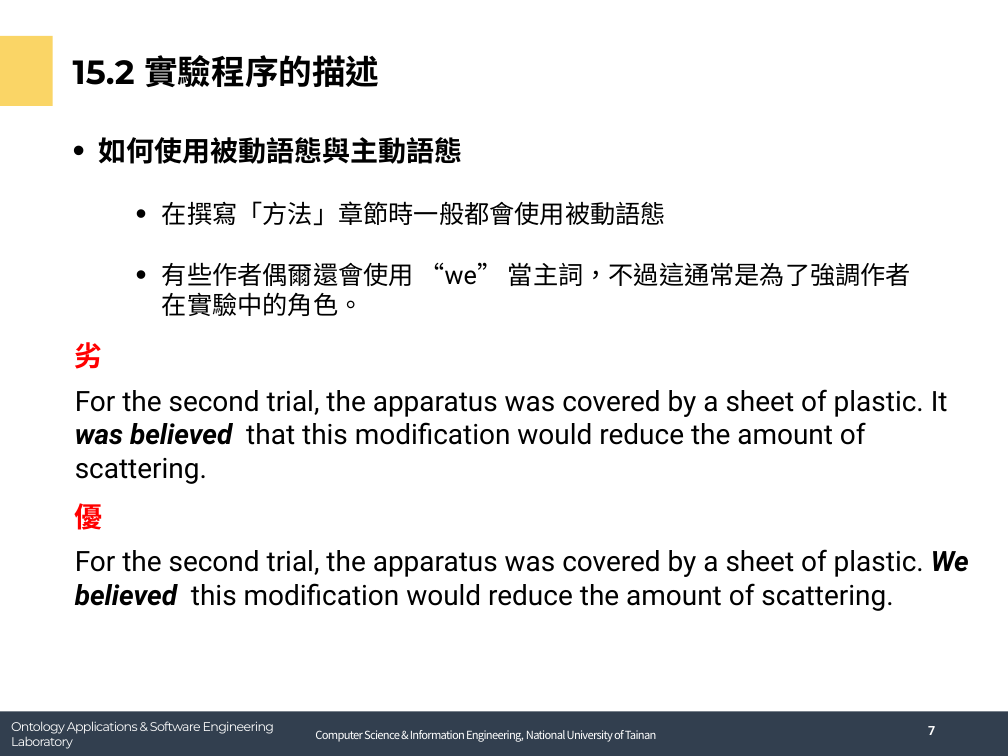
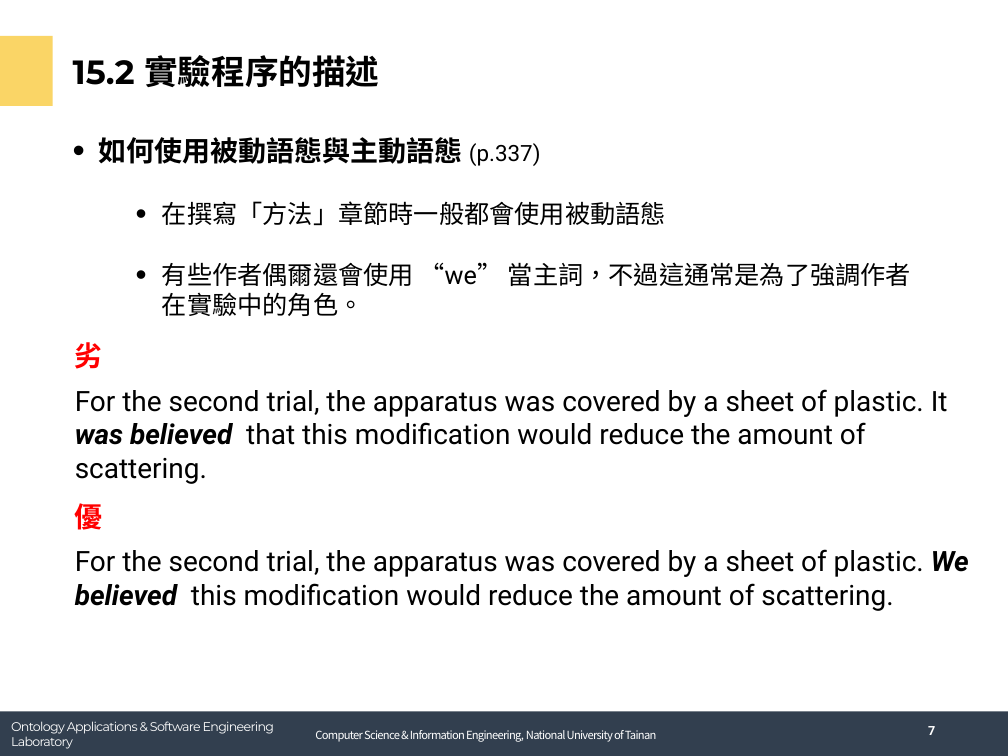
Before and after one commit to andy6804tw/english-learning, a slide deck: slide 8 of tech/report/ch15方法章節.pptx. Drawn at 1008x756 pixels with LibreOffice and Linux fonts; fonts in the diff are those of the drawing; background and template pictures are left out. Boxes give left, top, right and bottom in pixels: in the first picture for what was removed or moved away, otherwise in the second. Text is boxed around its words. In the diff, an @@ line names an element or a change of style, - is before the commit and + after.

```diff
--- a/tech/report/ch15方法章節.pptx
+++ b/tech/report/ch15方法章節.pptx
@@ text at box(99, 137, 541, 166): text changed @@
-    • 如何使用被動語態與主動語態
+    • 如何使用被動語態與主動語態 (p.337)
```
Also in this commit, not shown: 5 other slides changed, 1 other file.
